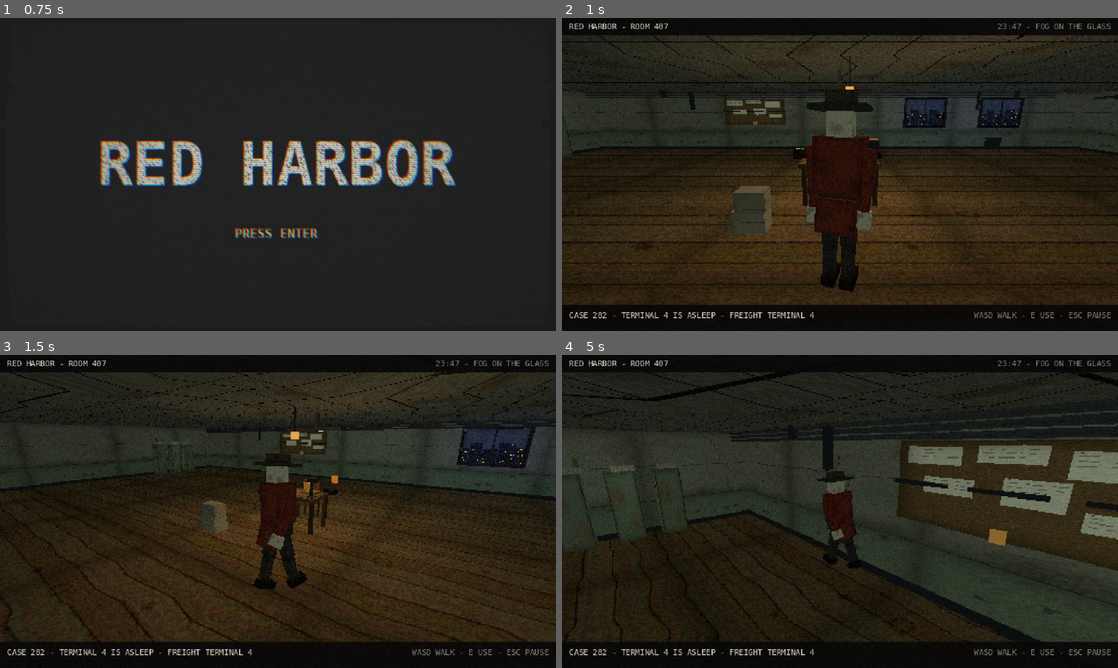
Above: before the commit, frames 1-4 (two rows, left to right).
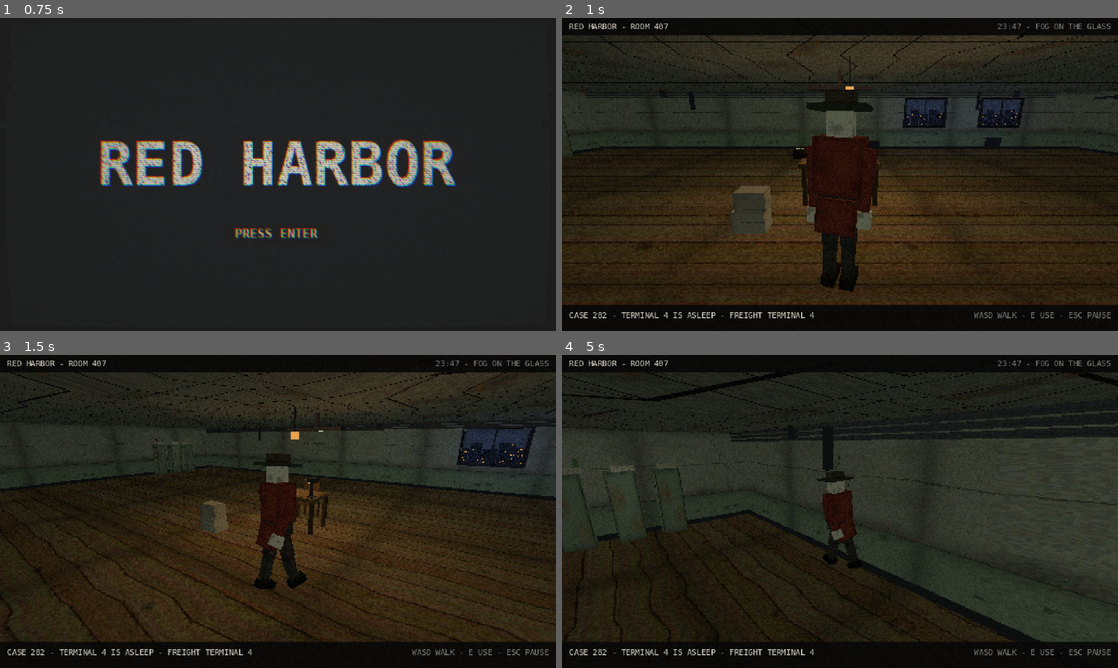
Above: after the commit, the same moments.

Repository: Moaz-Abed/red-harbor
Game: Godot game, scene res://scenes/menu.tscn
Same seed, same stepped clock (60 frames per second), same inputs: the game is played once before the commit and once after it.
Inputs (mouse positions are in pixels of both pictures, inside the frame that each line leads up to):
- Up to frame 1 (0.75 s): tap Enter (ui_accept) at 0.5 s; move the mouse to (400, 158) at 0.52 s; hold D (move_right) from 0.53 s (still down); hold E (interact) from 0.53 s (still down)
- Up to frame 2 (1 s): keep holding D (move_right); keep holding E (interact); tap Enter (ui_accept) at 0.77 s
- Up to frame 3 (1.5 s): move the mouse to (250, 511) at 1.27 s; release D (move_right) at 1.28 s; release E (interact) at 1.28 s; hold W (move_up) from 1.28 s (still down); tap R at 1.35 s
- Up to frame 4 (5 s): keep holding W (move_up); tap Enter (ui_accept) at 1.52, 3.02, 3.77, 4.52 s; move the mouse to (851, 505) at 2.02 s; tap M at 2.1, 4.35 s; move the mouse to (834, 517) at 2.77 s; tap E (interact) at 2.85 s; move the mouse to (878, 514) at 3.52 s; tap R at 3.6 s; move the mouse to (795, 508) at 4.27 s

Frame 1 is identical in both runs. In frame 2, 0.5% of the frame differs, in the area x 29-58%, y 26-46%; in frame 3, 0.4%; in frame 4, 9.3%, in the area x 59-100%, y 26-69%.

Commit message:
sync(office): the room follows - one spot, fan rebuilt, rack coat in cloth
office_room.gd drops the desk folder and paper sheet, the bakelite phone,
the corkboard and the hovering amber tags over the desk and the wall; the
door keeps its tag on the steel. The coat rack by the door holds his
street coat in plain maroon cloth - no hat, he owns none. capture.tscn
carries the same debug args as before for the one-spot office.

Diff:
--- a/scripts/office_room.gd
+++ b/scripts/office_room.gd
@@ -22,17 +22,11 @@
 const WEST := Vector3(-1, 0, 0)
 const SOUTH := Vector3(0, 0, 1)
 
-# the spots you can use, each ON its prop's body
+# the one spot you can use for now, ON its prop's body
 const SPOT_POINTS := {
-        "case": Vector3(14.45, 0, 9.05),     # the folder on the desk
-        "phone": Vector3(14.85, 0, 8.7),     # the bakelite on the desk
-        "board": Vector3(9.5, 0, 1.5),       # the corkboard on the north wall
         "door": Vector3(26.4, 0, 8.0),       # the steel door, east wall
 }
 const MARKS := {
-        "case": [Vector3(14.45, 1.14, 9.28), Vector3(0, 0, 1)],
-        "phone": [Vector3(14.85, 1.24, 8.48), Vector3(0, 0, 1)],
-        "board": [Vector3(9.5, 1.42, 1.1), Vector3(0, 0, 1)],
         "door": [Vector3(26.85, 1.2, 8.0), Vector3(-1, 0, 0)],
 }
 
@@ -251,15 +245,9 @@
                         Vector3(13.78, 0.23, 8.57), Vector3(14.22, 0.23, 8.57)]:
                 _box(Vector3(0.06, 0.46, 0.06), leg, _mat("", WOOD_D), false)
         _collider(Vector3(0.6, 1.1, 0.6), Vector3(14.0, 0.55, 8.35))
-        # the dealt folder, the case spot's real body
-        _box(Vector3(0.42, 0.05, 0.32), Vector3(14.45, 0.945, 9.05),
-                        _mat("folder", Color.WHITE, Vector2.ONE, 0.06), false)
-        _box(Vector3(0.30, 0.02, 0.40), Vector3(13.62, 0.935, 9.0),
-                        _mat("paper", Color(0.72, 0.70, 0.66), Vector2.ONE), false)
-        # the typewriter and the bakelite
+        # the typewriter, waiting for the report nobody will file
         _box(Vector3(0.5, 0.22, 0.42), Vector3(13.15, 1.0, 8.72), _mat("typewriter"), false)
-        _box(Vector3(0.3, 0.12, 0.26), Vector3(14.85, 0.94, 8.7), _mat("phone"), false)
-        # the desk lamp: iron base, stem, a warm head over the folder
+        # the desk lamp: iron base, stem, a warm head over the desk
         _box(Vector3(0.16, 0.05, 0.16), Vector3(14.7, 0.915, 9.5), _mat("", IRON_D), false)
         _box(Vector3(0.05, 0.36, 0.05), Vector3(14.7, 1.11, 9.5), _mat("", IRON_D), false)
         _box(Vector3(0.22, 0.10, 0.22), Vector3(14.7, 1.33, 9.45), _mat("", IRON_D), false)
@@ -289,11 +277,6 @@
                 var bcol: Color = [GLASS_G, GLASS_B][i]
                 _box(Vector3(0.1, 0.3, 0.1), Vector3(1.3, 2.11, 5.3 + i * 0.35),
                                 _mat("", bcol), false)
-        # the corkboard over the north end, the board spot's real body
-        _quad(Vector2(3.2, 1.3), Vector3(9.5, 2.0, 1.07), _mat("corkboard"))
-        for px in [-1.2, 0.0, 1.2]:       # the pinned thickness, an iron edge
-                _box(Vector3(0.9, 0.06, 0.05), Vector3(9.5 + px, 2.0, 1.1),
-                                _mat("", IRON_D), false)
         # the crates in the southwest corner, boards like the floor
         for part in [[Vector3(0.75, 0.75, 0.75), Vector3(1.4, 0.375, 14.55)],
                         [Vector3(0.6, 0.6, 0.6), Vector3(1.45, 1.05, 14.5)]]:
@@ -310,16 +293,15 @@
 
 
 func _build_east_wall() -> void:
-        # the coat rack by the door, still wearing yesterday's coat
+        # the coat rack by the door, holding the coat he walks the streets in
+        # - off indoors, over the shirt and the braces; no hat, he owns none
         for part in [[Vector3(0.32, 0.06, 0.32), Vector3(W - 1.35, 0.03, 5.8)],
                         [Vector3(0.07, 1.66, 0.07), Vector3(W - 1.35, 0.86, 5.8)],
                         [Vector3(0.4, 0.05, 0.05), Vector3(W - 1.35, 1.68, 5.8)],
                         [Vector3(0.05, 0.05, 0.4), Vector3(W - 1.35, 1.68, 5.8)]]:
                 _box(part[0], part[1], _mat("iron"))
         _box(Vector3(0.34, 0.55, 0.24), Vector3(W - 1.35, 1.32, 5.8),
-                        _mat("pi_coat"), false)
-        _box(Vector3(0.28, 0.09, 0.28), Vector3(W - 1.35, 1.74, 5.8),
-                        _mat("pi_hatcrown"), false)
+                        _mat("", MAROON), false)
         _collider(Vector3(0.4, 1.8, 0.4), Vector3(W - 1.35, 0.9, 5.8))
 
 
@@ -347,12 +329,13 @@
         # of the steel.
         var iron := _mat("iron")
         var iron_d := _mat("", IRON_D)
-        # the extractor fan: wall plate, square rim, four pitched blades and a
-        # hub on one spinning core, a three-bar grill in front of it all
+        # the extractor fan: wall plate, square rim, four wide galvanized
+        # blades on one spinning core, a three-bar grill in front. The blades
+        # are the palest iron in the room so the fan reads at tube resolution.
         _box(Vector3(0.16, 1.9, 1.9), Vector3(W - 1.45, 1.85, 12.5), iron)
-        # the dark throat behind the blades, so the iron reads against it
+        # the black throat the blades turn against
         _box(Vector3(0.02, 1.42, 1.42), Vector3(W - 1.54, 1.85, 12.5),
-                        _mat("", Color(0.06, 0.06, 0.07)), false)
+                        _mat("", Color(0.05, 0.05, 0.06)), false)
         for part in [[Vector3(0.14, 0.22, 1.9), Vector3(W - 1.56, 2.69, 12.5)],
                         [Vector3(0.14, 0.22, 1.9), Vector3(W - 1.56, 1.01, 12.5)],
                         [Vector3(0.14, 1.46, 0.22), Vector3(W - 1.56, 1.85, 11.66)],
@@ -361,26 +344,34 @@
         _fan = Node3D.new()
         _fan.position = Vector3(W - 1.66, 1.85, 12.5)
         add_child(_fan)
+        var steel := _mat("iron", Color(1.0, 1.0, 1.0), Vector2.ONE, 0.3)
         var hub := MeshInstance3D.new()
         var hm := BoxMesh.new()
-        hm.size = Vector3(0.2, 0.26, 0.26)
+        hm.size = Vector3(0.24, 0.3, 0.3)
         hub.mesh = hm
         hub.material_override = iron_d
         _fan.add_child(hub)
-        for i in 4:                # the blades, pitched to catch the light
+        var cap := MeshInstance3D.new()     # the bolt cap, so the core reads
+        var cm := BoxMesh.new()
+        cm.size = Vector3(0.05, 0.14, 0.14)
+        cap.mesh = cm
+        cap.position = Vector3(-0.13, 0, 0)
+        cap.material_override = steel
+        _fan.add_child(cap)
+        for i in 4:                # wide pitched blades, pale on the black throat
                 var holder := Node3D.new()
                 holder.rotation.x = i * PI * 0.5
                 _fan.add_child(holder)
                 var arm := MeshInstance3D.new()
                 var am := BoxMesh.new()
-                am.size = Vector3(0.06, 0.56, 0.22)
+                am.size = Vector3(0.08, 0.46, 0.34)
                 arm.mesh = am
-                arm.material_override = _mat("iron", Color.WHITE, Vector2.ONE, 0.3)
-                arm.position = Vector3(0, 0.43, 0)
-                arm.rotation.y = 0.55
+                arm.material_override = steel
+                arm.position = Vector3(0, 0.4, 0)
+                arm.rotation.y = 0.5
                 holder.add_child(arm)
         for gy in [1.47, 1.85, 2.23]:      # the grill, three bars bridging the rim
-                _box(Vector3(0.03, 0.05, 1.4), Vector3(W - 1.81, gy, 12.5), iron_d, false)
+                _box(Vector3(0.03, 0.07, 1.4), Vector3(W - 1.81, gy, 12.5), iron_d, false)
         # the conduit run over the north wall, three lines with junction boxes
         for k in 3:
                 _box(Vector3(W - 4.0, 0.08, 0.08),
@@ -407,7 +398,7 @@
 
 
 func _build_markers() -> void:
-        # A small amber tag marks every thing you can use - pinned close to its
+        # A small amber tag marks the thing you can use - pinned close to its
         # prop's body; the pulse rides the emission so it glows, not glares
         for key in MARKS:
                 var mi := _quad(Vector2(0.2, 0.2), MARKS[key][0],
--- a/tests/capture.gd
+++ b/tests/capture.gd
@@ -2,7 +2,7 @@
 ## Screenshot harness for visual QA (run under xvfb, never headless).
 ## User args start after the `--` separator and use key=value:
 ##   xvfb-run -s "-screen 0 1280x720x24" godot --path . --resolution 1280x720 \
-##       res://tests/capture.tscn -- --scene=office --panel=case --out=/tmp/shot.png
+##       res://tests/capture.tscn -- --scene=office --out=/tmp/shot.png
 
 const SCENES := {
         "menu": "res://scenes/menu.tscn",
@@ -31,9 +31,6 @@
         get_tree().root.add_child(inst)
         await get_tree().process_frame
         await get_tree().process_frame
-        if _args.has("panel"):
-                if inst.has_method("open_panel"):
-                        inst.open_panel(_args["panel"])
         if _args.has("pause"):
                 (inst.get("_pause") as Node).open_menu()
                 Input.mouse_mode = Input.MOUSE_MODE_VISIBLE
